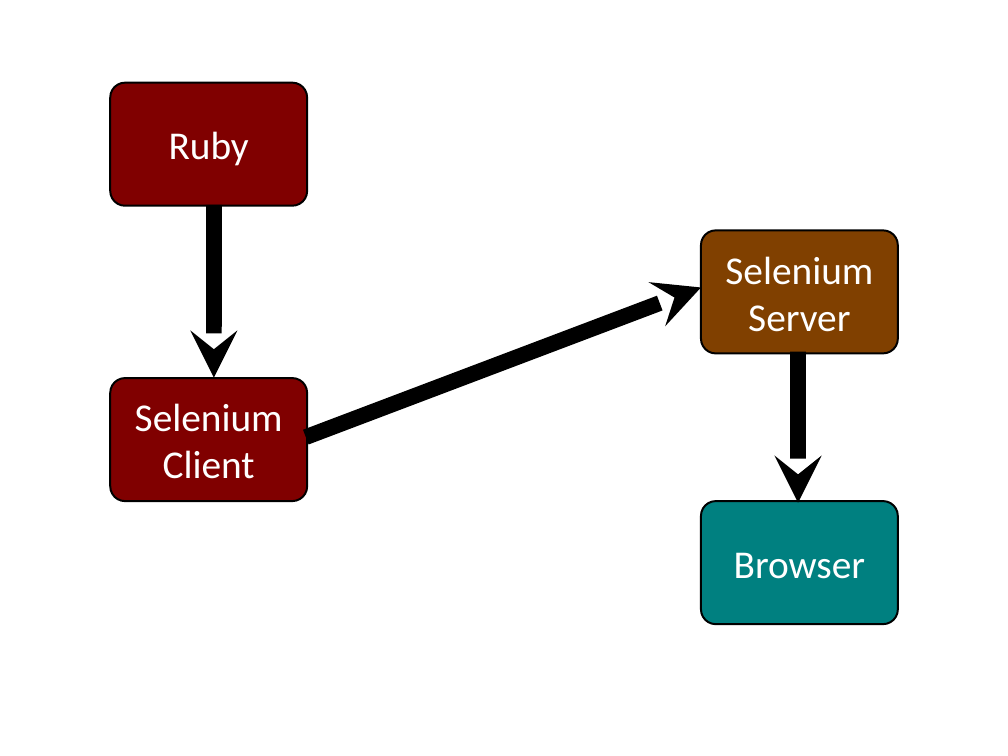
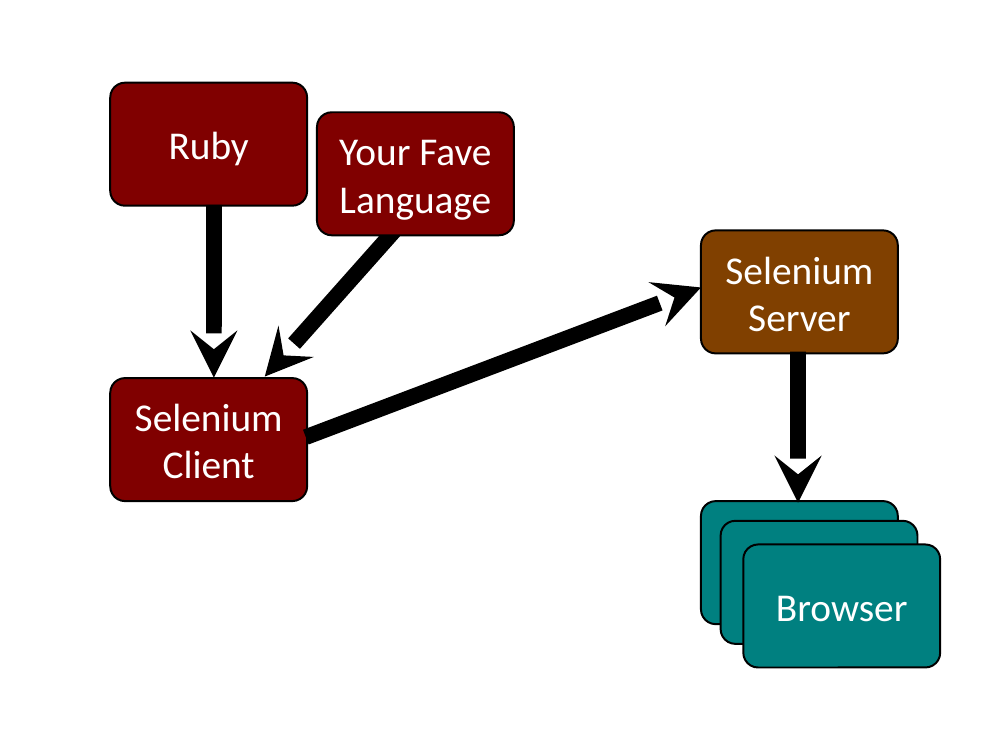
Before and after one commit to cv/bdd-and-selenium-talk, a slide deck: slide 80 of slides.ppt. Drawn at 1008x756 pixels with LibreOffice and Linux fonts; fonts in the diff are those of the drawing. Boxes give left, top, right and bottom in pixels: in the first picture for what was removed or moved away, otherwise in the second. Text is boxed around its words. In the diff, an @@ line names an element or a change of style, - is before the commit and + after.

```diff
--- a/slides.ppt
+++ b/slides.ppt
@@ rounded rectangle added at [317, 112, 514, 235], fill #800000, outline #000000 2.01 pt, 40 pt, text #FFFFFF @@
+Your Fave
+Language
@@ arrow added from (398, 228) to (265, 376), #000000 15.99 pt @@
@@ rounded rectangle added at [721, 521, 918, 644], fill #008080, outline #000000 2.01 pt, 40 pt, text #FFFFFF @@
+Browser
@@ rounded rectangle added at [744, 544, 941, 668], fill #008080, outline #000000 2.01 pt, 40 pt, text #FFFFFF @@
+Browser
```
Also in this commit, not shown: 2 other files.
